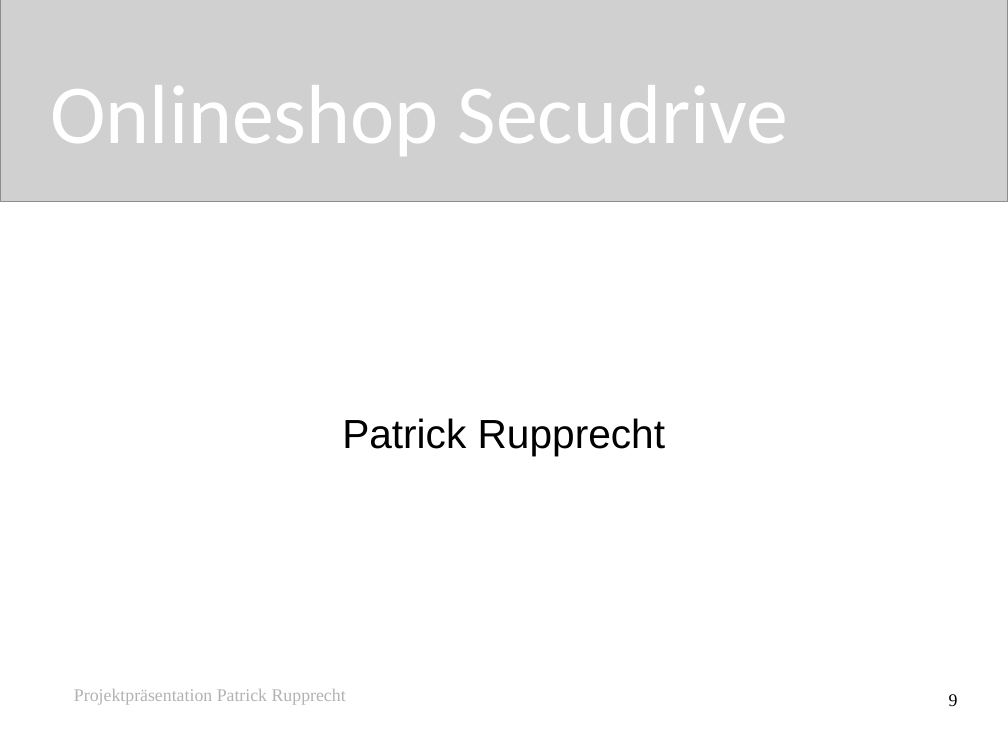
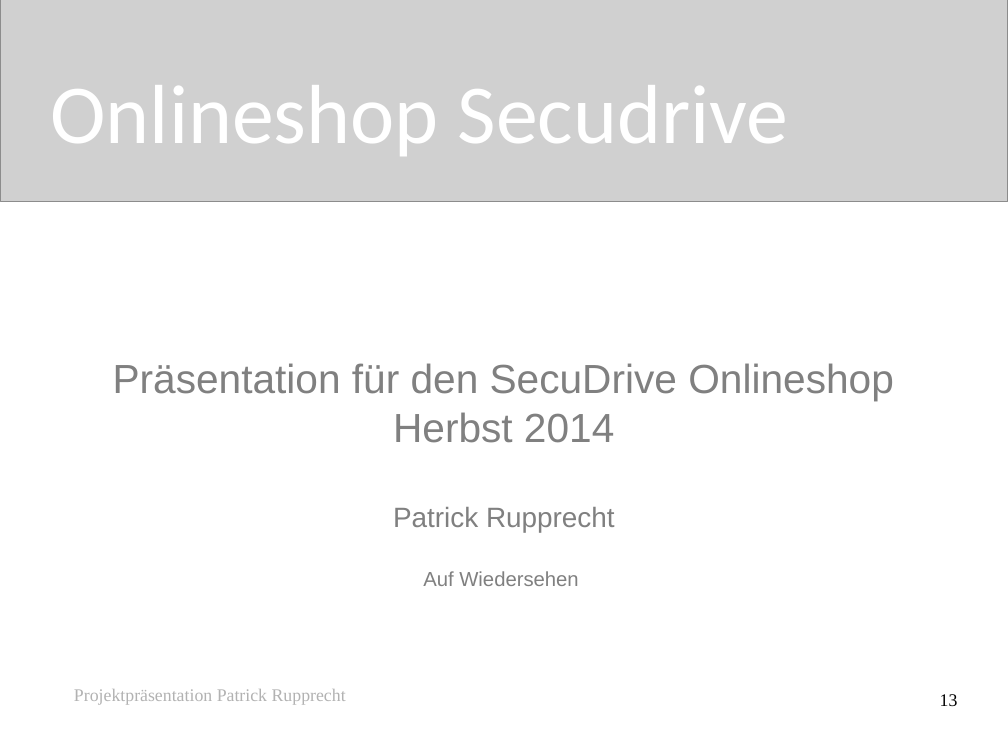
Before and after one commit to patrup/OnlineShop, a slide deck: slide 13 of OnlineShop/Doku/OnlineShop.odp (slide 9 before the commit). Drawn at 1008x756 pixels with LibreOffice and Linux fonts; fonts in the diff are those of the drawing; grey boxes stand for pictures. Boxes give left, top, right and bottom in pixels: in the first picture for what was removed or moved away, otherwise in the second. Text is boxed around its words. In the diff, an @@ line names an element or a change of style, - is before the commit and + after.

```diff
--- a/OnlineShop/Doku/OnlineShop.odp
+++ b/OnlineShop/Doku/OnlineShop.odp
@@ subtitle "Präsentation für den SecuDrive Onlineshop": place and size @@
-subtitle "Präsentation für den SecuDrive Onlineshop" at box(342, 418, 665, 456)
+subtitle "Präsentation für den SecuDrive Onlineshop" at box(113, 363, 894, 586)
@@ subtitle at box(113, 363, 894, 443): paragraphs added @@
+Präsentation für den SecuDrive Onlineshop
+Herbst 2014
@@ subtitle at box(393, 507, 615, 532): size 32 to 22 pt, text colour #000000 to #808080 in "Patrick Rupprecht" @@
@@ subtitle at box(423, 571, 578, 586): paragraph added @@
+Auf Wiedersehen
@@ page number at box(940, 694, 958, 706): text changed @@
-9
+13
```
Also in this commit, not shown: 4 slides added, 17 other files.
